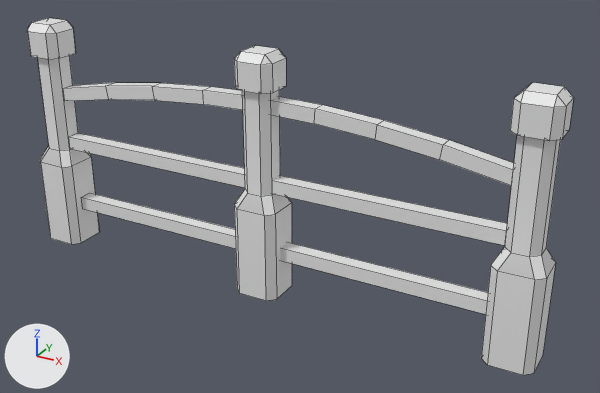
An edit to the FBX model Assets/Art/Models/ModularTiles/fenceTile.fbx, drawn before and after from the same camera.
One viewpoint serves both versions: a 50 mm camera at (0.68, -2.62, 1.83) aimed at (-0.85, 0.14, 0.45). Lighting does not change. The marker at lower left points along +X, +Y and +Z. The picture after the commit comes second. Mesh edges are drawn as thin lines. Where no turn or scale is listed for an object, it has been applied to the vertices.

In view in the first picture: 'fenceTile'.
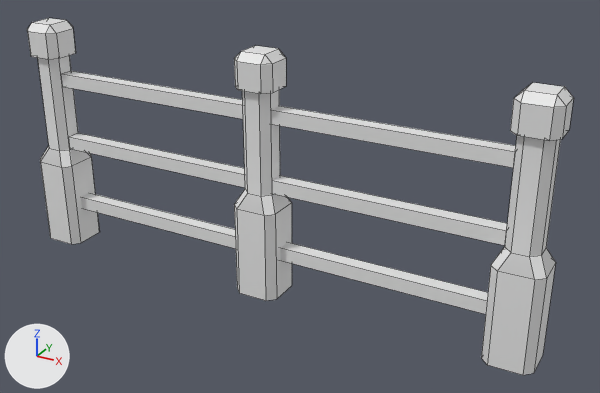
What differs and where, as boxes (x1, y1, x2, y2) in the pictures (600 x 393 px; the box of a moved part takes in the faces that stretch with it):
part 1 of me_mesh, moved or reshaped: (81, 193, 488, 314) in both
part 2 of me_mesh, added: after (62, 71, 516, 168)
part 3 of me_mesh, deleted: before (63, 83, 514, 186)
part 4 of me_mesh, moved or reshaped: (48, 55, 524, 271) in both

The change, as a list of edits to the scene's bpy script:
```text
Change me_mesh:
    used by ob_fencetile; location = (0.0, 0.0, 0.0)
    remove me_mesh.from_pydata(...)  # 208 vertices, 190 faces; spans x -2.2..0.2, y 0.0..0.2, z 0.0..1.05
    add me_mesh.from_pydata(...)  # 180 vertices, 162 faces; spans x -2.2..0.2, y 0.0..0.2, z 0.0..1.05
    me_mesh part 1: the loose piece of 8 vertices spanning x -2.0..0.0, y 0.07..0.13, z 0.17..0.23 is scaled about its middle by (1.03, 1, 1)
    me_mesh part 2: the loose piece of 8 vertices spanning x -2.03..0.03, y 0.07..0.13, z 0.47..0.53 is copied, and the copy is moved by (0.0, 0.0, 0.3); it spans x -2.03..0.03, y 0.07..0.13, z 0.77..0.83
    me_mesh part 3: the loose piece of 36 vertices spanning x -2.03..0.03, y 0.07..0.13, z 0.7..0.87 is deleted
    me_mesh part 4
    15 faces are deleted
    3 new faces join them, mat_openpbr_shader1 (white #e7e7e7)
    6 new faces join them, mat_openpbrsurfacel (white #e7e7e7)
    6 new faces join them, mat_openpbrsurface4 (white #e7e7e7)
    remove me_mesh.materials.append(mat_openpbr_shader2)  # white #e7e7e7
```
